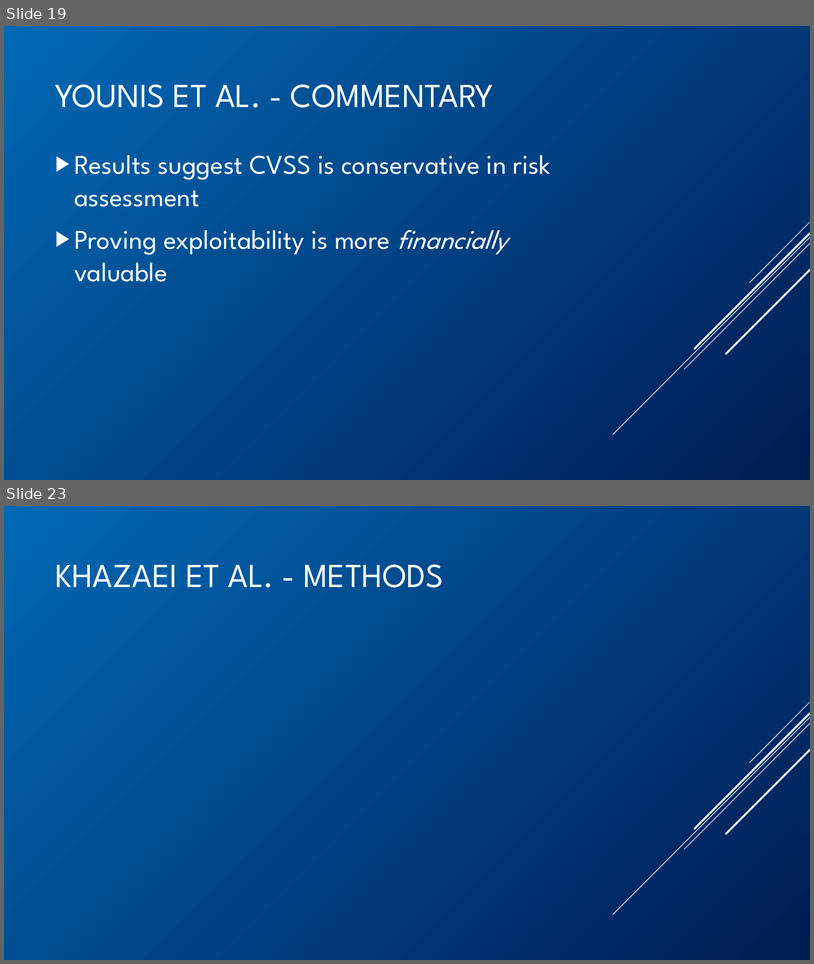
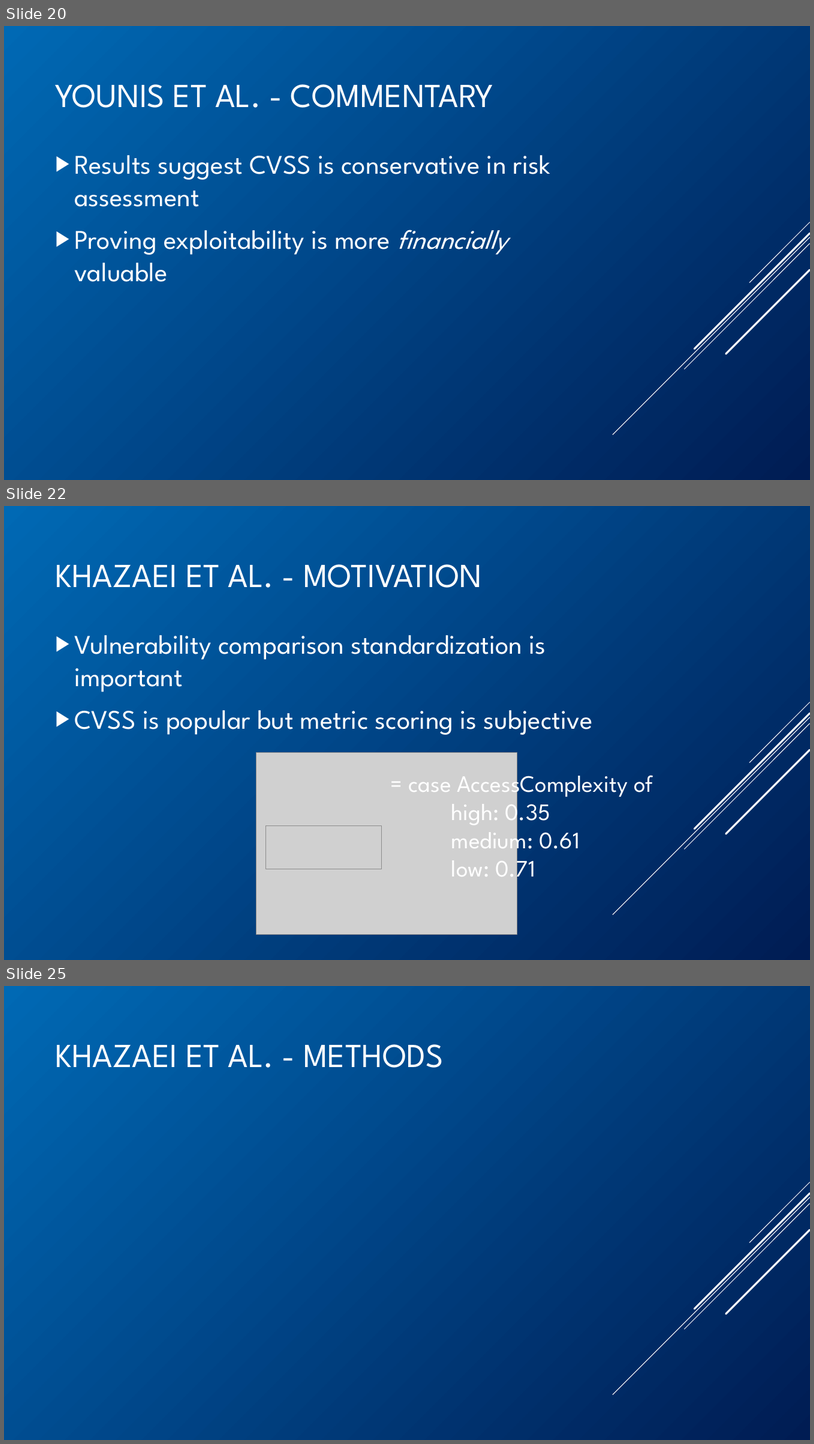
Before and after one commit to BenChurch/Winter2017, a slide deck: CISC848/BackgroundPentation/ChurchCISC848Background.pptx. Shown one above the other, each under a label of ours: slides 19 and 23 before the commit, slides 20, 22 and 25 after it; the slides between them are not shown. The pictures are 814x964 and 814x1444 pixels, drawn with LibreOffice and Linux fonts; fonts in the diff are those of the drawing; grey boxes stand for pictures. Boxes give left, top, right and bottom in pixels: in the first picture for what was removed or moved away, otherwise in the second. Text is boxed around its words. In the diff, an @@ line names an element or a change of style, - is before the commit and + after.

```diff
--- a/CISC848/BackgroundPentation/ChurchCISC848Background.pptx
+++ b/CISC848/BackgroundPentation/ChurchCISC848Background.pptx
@@ slide 22 added at <box>4,506,810,960</box>, background gradient #0069B4 to #001C53; not listed: 5 template elements that a slide beside it also shows @@
@@ title added at <box>56,564,482,588</box>, 40 pt, text #FFFFFF @@
+KHAZAEI ET AL. - MOTIVATION
@@ text added at <box>74,635,593,735</box>, 32 pt, text #FFFFFF @@
+▶ Vulnerability comparison standardization is important
+▶ CVSS is popular but metric scoring is subjective
@@ picture added at <box>257,753,518,934</box> @@
@@ text added at <box>409,768,653,883</box>, 28 pt, text #FFFFFF @@
+= case AccessComplexity of
+high: 0.35
+medium: 0.61
+low: 0.71
@@ picture added at <box>266,825,382,869</box> @@
@@ what was slide 19 is now slide 20 @@
@@ what was slide 23 is now slide 25 @@
```
Also in this commit, not shown: 8 slides changed, 5 other slides added, 1 slide removed, 3 other files.
